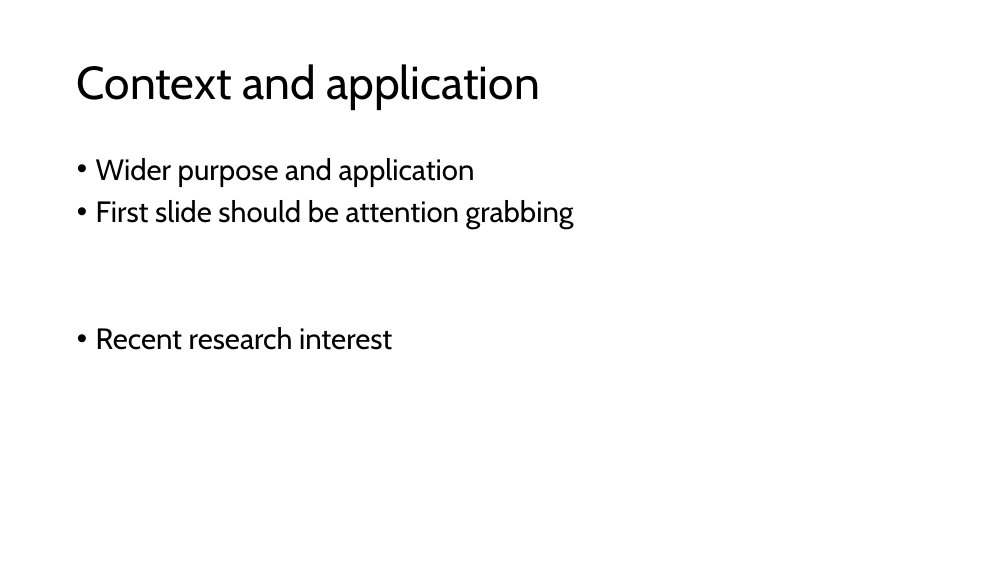
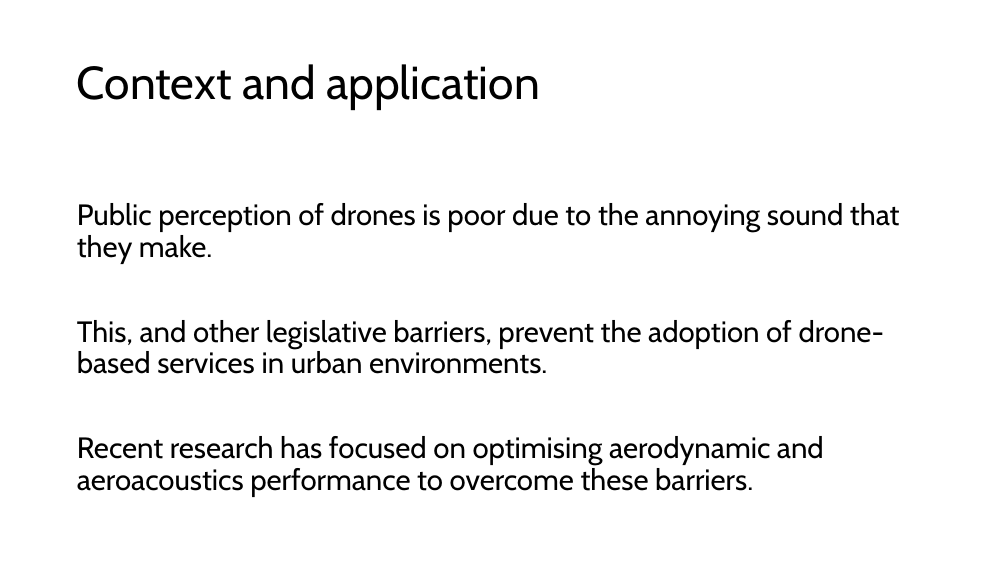
Before and after one commit to lpender3672/propeller-acoustics, a slide deck: slide 2 of deliverables/michaelmas_presentation.pptx. Drawn at 1008x567 pixels with LibreOffice and Linux fonts; fonts in the diff are those of the drawing. Boxes give left, top, right and bottom in pixels: in the first picture for what was removed or moved away, otherwise in the second. Text is boxed around its words. In the diff, an @@ line names an element or a change of style, - is before the commit and + after.

```diff
--- a/deliverables/michaelmas_presentation.pptx
+++ b/deliverables/michaelmas_presentation.pptx
@@ text at [77, 203, 900, 497]: text changed @@
-• Wider purpose and application
-• First slide should be attention grabbing
-• Recent research interest
+Public perception of drones is poor due to the annoying sound that they make.
+This, and other legislative barriers, prevent the adoption of drone-based services in urban environments.
+Recent research has focused on optimising aerodynamic and aeroacoustics performance to overcome these barriers.
```
Also in this commit, not shown: 2 other slides changed, 4 slides added, 2 slides removed.
